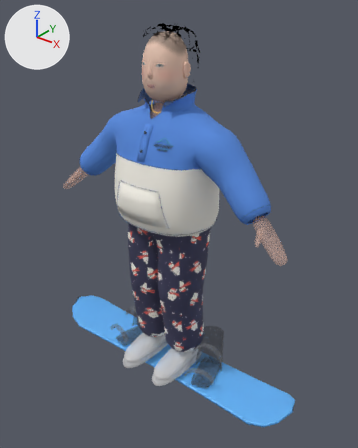
One commit to the FBX model Assets/Summit/Resources/Rider/Buddy.fbx: the scene before it, then after it.
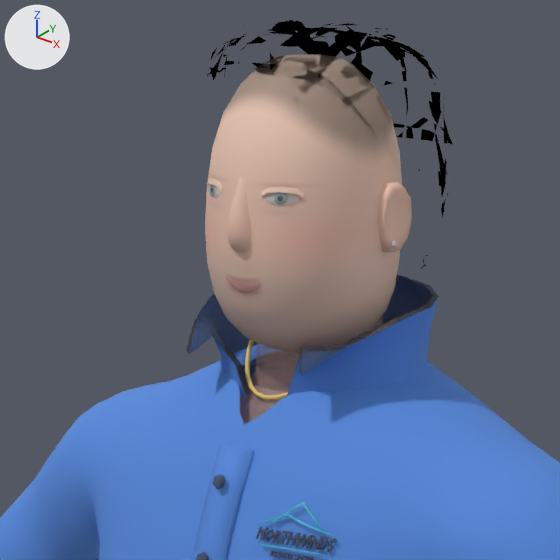
Old and new are each drawn whole from a 50 mm lens placed at (1.464, -1.744, 1.931), pointed at (0.067, 0.003, 0.848) and again close up on the part from 26% to 63% of the width and 4% to 34% of the height. Every picture has the same lights, and +X, +Y and +Z are marked at upper left. The last two pictures show the newer version. Vertices at exactly the same position are counted once.

Script lines for the objects in view, before the commit:
```python
me_herobody = bpy.data.meshes.new('HeroBody')
me_herobody.from_pydata(...)  # 1263 vertices, 1164 faces; spans x -0.57..0.571, y -0.243..0.193, z 0.863..1.512
# faces by material slot: [841, 323]
me_herobody.materials.append(mat_fleeceblue)  # blue #5589dd
me_herobody.materials.append(mat_fleecewhite)  # white #f7f3ea
me_herogear = bpy.data.meshes.new('HeroGear')
me_herogear.from_pydata(...)  # 2807 vertices, 2927 faces; spans x -0.57..0.57, y -0.26..0.19, z 0.0..1.51
me_herogear.materials.append(mat_gear)  # picture img_heropalette_png
me_herohead = bpy.data.meshes.new('HeroHead')
me_herohead.from_pydata(...)  # 2756 vertices, 2657 faces; spans x -0.141..0.145, y -0.124..0.165, z 1.391..1.787
# faces by material slot: [2065, 592]
me_herohead.materials.append(mat_gear)  # picture img_heropalette_png
me_herohead.materials.append(mat_faceskin)  # picture img_buddyface_png
ob_herobody = bpy.data.objects.new('HeroBody', me_herobody)
ob_herobody.location = (0.0, 0.0, 0.0)
ob_herogear = bpy.data.objects.new('HeroGear', me_herogear)
ob_herogear.location = (0.0, 0.0, 0.0)
ob_herohead = bpy.data.objects.new('HeroHead', me_herohead)
ob_herohead.location = (0.0, 0.0, 0.0)
```
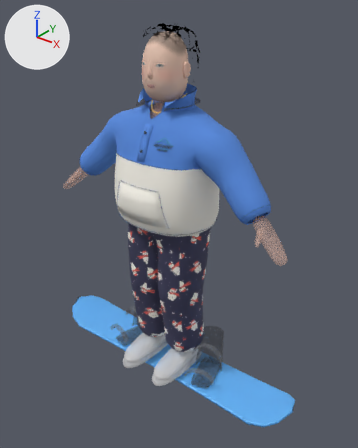
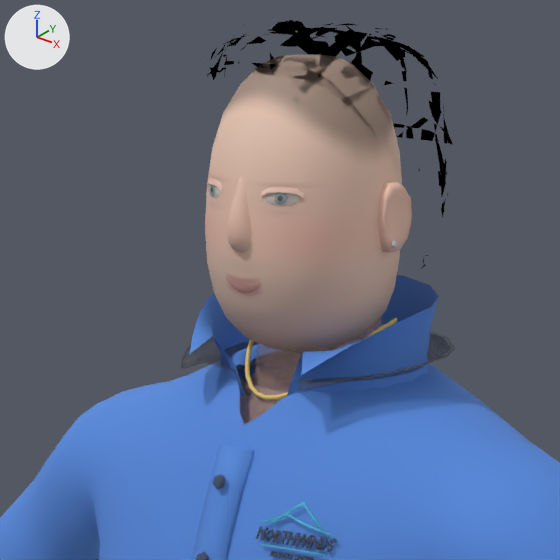
The newer file adds a shape key; the second version is drawn at full value of the shape key 'CollarDown' of 'HeroGear', and the change is written as the vertex moves it makes.

Patch to the scene script:
```diff
--- a/Assets/Summit/Resources/Rider/Buddy.fbx.py
+++ b/Assets/Summit/Resources/Rider/Buddy.fbx.py
@@ me_herogear @@
 # used by ob_herogear; location = (0.0, 0.0, 0.0)
-me_herogear.from_pydata(...)  # 2807 vertices, 2927 faces; spans x -0.57..0.57, y -0.26..0.19, z 0.0..1.51
+me_herogear.from_pydata(...)  # 2807 vertices, 2927 faces; spans x -0.57..0.57, y -0.26..0.19, z 0.0..1.45
+# me_herogear part 1: the loose piece of 106 vertices spanning x -0.13..0.13, y -0.11..0.12, z 1.41..1.51 is scaled about its middle by (1.09, 1.08, 0.441), then moved by (0.0, 0.0, -0.02)
+# other edits to the shape of me_herogear do not show in these pictures
 me_herogear.materials.append(mat_gear)
```

What differs and where, as boxes [x1, y1, x2, y2] in the close-ups (560 x 560 px; the box of a moved part takes in the faces that stretch with it):
'HeroGear', reshaped: before [186, 275, 439, 560]; after [181, 331, 456, 560]
part 1 of me_herogear, moved or reshaped: before [186, 275, 439, 393]; after [181, 331, 456, 394]
